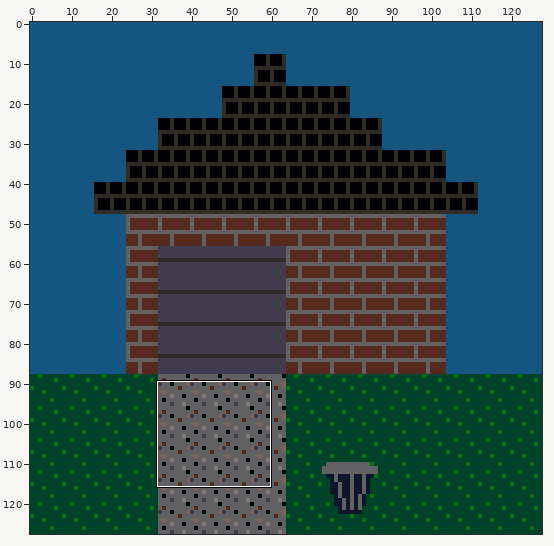
Edited in one commit: sprite sheet (_label.png). The picture above shows the old version from afar; the outline marks the close-up.
Close-up. Old version:
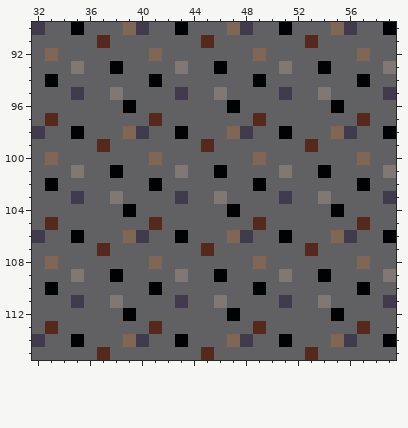
The file is 128x128 pixels. Shown: x 32..59, y 90..115.
After:
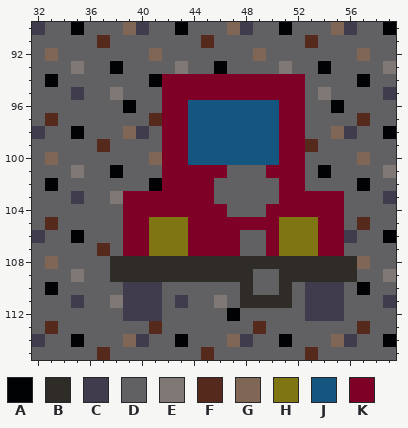
Palette (. is transparent): A #010204  B #2f2b27  C #413b4e  D #616163  E #7f7874  F #55291b  G #7f6655  H #7f7613  J #14567f  K #7f0026
Change:
The author changed colour A to colour B in row 109 at x 38, 46 and 54.
The author changed colour C to colour B in row 111 at x 51.
The author changed colour D to colour B in row 108 at x 38 to 40, 42 to 48 and 50 to 56; in row 109 at x 39 to 42, 44 to 45, 47 to 48, 52 to 53 and 55 to 56; in row 110 at x 48 and 51; in row 111 at x 48 to 50.
The author changed colour E to colour B in row 109 at x 43 and 51.
The author changed colour G to colour B in row 108 at x 41 and 49.
The author changed colour A to colour C in row 110 at x 41; in row 112 at x 39 and 55.
The author changed colour D to colour C in row 110 at x 39 to 40 and 53 to 55; in row 111 at x 39 to 41, 53 and 55; in row 112 at x 40 to 41 and 53 to 54.
The author changed colour E to colour C in row 111 at x 54.
The author changed colour A to colour D in row 102 at x 49; in row 104 at x 47; in row 110 at x 49.
The author changed colour C to colour D in row 106 at x 48.
The author changed colour E to colour D in row 103 at x 46.
The author changed colour A to colour H in row 106 at x 43 and 51.
The author changed colour D to colour H in row 105 at x 42 to 43 and 51 to 53; in row 106 at x 41 to 42 and 52 to 53; in row 107 at x 41 to 43 and 51 to 52.
The author changed colour F to colour H in row 105 at x 41; in row 107 at x 53.
The author changed colour A to colour J in row 96 at x 47.
The author changed colour C to colour J in row 98 at x 48.
The author changed colour D to colour J in row 96 at x 44 to 46 and 48 to 50; in row 97 at x 44 to 48 and 50; in row 98 at x 44 to 46 and 49 to 50; in row 99 at x 44 and 46 to 50; in row 100 at x 44 to 48 and 50.
The author changed colour F to colour J in row 97 at x 49; in row 99 at x 45.
The author changed colour G to colour J in row 98 at x 47; in row 100 at x 49.
The author changed colour A to colour K in row 94 at x 49; in row 98 at x 43 and 51; in row 101 at x 46; in row 104 at x 39 and 55.
The author changed colour C to colour K in row 95 at x 43 and 51; in row 103 at x 43 and 51; in row 106 at x 40.
The author changed colour D to colour K in row 94 at x 42 to 48 and 50 to 52; in row 95 at x 42, 44 to 45, 47 to 50 and 52; in rows 96 to 97 at x 42 to 43 and 51 to 52; in row 98 at x 42 and 52; in rows 99 to 100 at x 42 to 43 and 51 to 52; in row 101 at x 42, 44 to 45, 50 and 52.
The author changed colour D to colour K in row 102 at x 42 to 45 and 51 to 52; in row 103 at x 39 to 42, 44 to 45, 52 to 53 and 55; in row 104 at x 40 to 46 and 50 to 54; in row 105 at x 39 to 40, 44 to 48, 50 and 54 to 55; in row 106 at x 44 to 46, 50 and 54; in row 107 at x 39 to 40, 44, 46 to 47, 50 and 54 to 55.
The author changed colour E to colour K in row 95 at x 46; in row 101 at x 43 and 51; in row 103 at x 54.
The author changed colour F to colour K in row 105 at x 49; in row 107 at x 45.
The author changed colour G to colour K in row 106 at x 39, 47 and 55.
Pixel boxes of the changes (left, top, right, bottom) in both close-ups:
changed: (110, 74, 357, 321)
